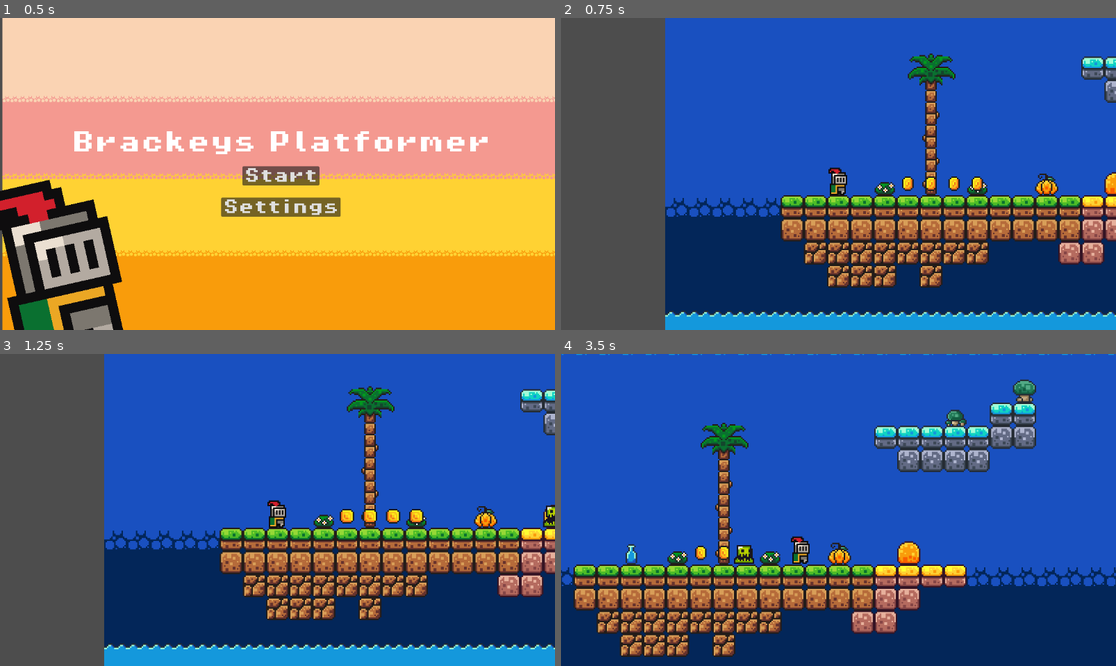
Above: before the commit, frames 1-4 (two rows, left to right).
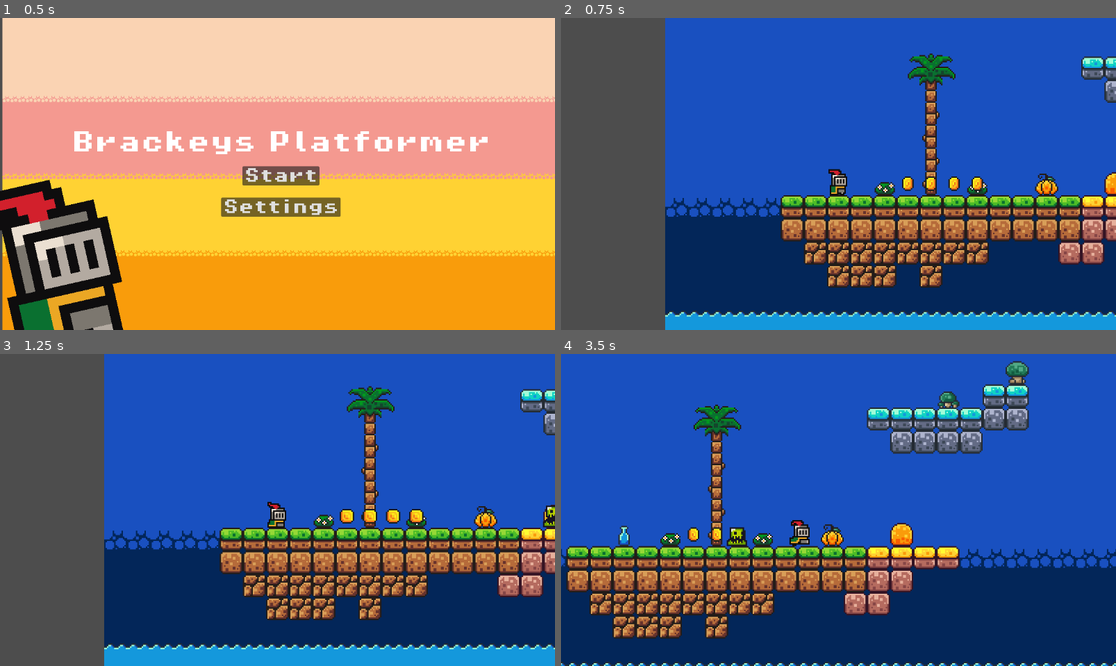
Above: after the commit, the same moments.

Repository: Yncy0/Platformer-2D
Game: Godot game, scene res://scene/gui/menu/starting_menu.tscn
Same seed, same stepped clock (60 frames per second), same inputs: the game is played once before the commit and once after it.
Inputs:
- Up to frame 1 (0.5 s): no input
- Up to frame 2 (0.75 s): click "Start" at 0.5 s
- Up to frame 3 (1.25 s): no input
- Up to frame 4 (3.5 s): hold D (move_right) 1.28-2.78 s; tap Space (jump) at 1.35, 1.52, 1.82, 2.1, 2.27, 2.57, 2.85 s; hold A (move_left) from 2.78 s (still down)

Frame 1 is identical in both runs. In frame 2, 0.1% of the frame differs, in the area x 48-52%, y 47-56%; in frame 3, 0.2%; in frame 4, 29%, in the area x 0-100%, y 0-100%.

Commit message:
finished state machine and minor fixes

Diff:
--- a/scene/characters/enemy/slime.tscn
+++ b/scene/characters/enemy/slime.tscn
@@ -6,6 +6,21 @@
 
 [sub_resource type="CircleShape2D" id="CircleShape2D_s8ulu"]
 radius = 7.0
+
+[sub_resource type="Animation" id="Animation_843pv"]
+length = 0.001
+tracks/0/type = "value"
+tracks/0/imported = false
+tracks/0/enabled = true
+tracks/0/path = NodePath("Sprite2D:frame")
+tracks/0/interp = 1
+tracks/0/loop_wrap = true
+tracks/0/keys = {
+"times": PackedFloat32Array(0),
+"transitions": PackedFloat32Array(1),
+"update": 1,
+"values": [4]
+}
 
 [sub_resource type="Animation" id="Animation_eaaok"]
 resource_name = "idle"
@@ -22,21 +37,6 @@
 "transitions": PackedFloat32Array(1, 1, 1, 1),
 "update": 1,
 "values": [4, 5, 6, 7]
-}
-
-[sub_resource type="Animation" id="Animation_843pv"]
-length = 0.001
-tracks/0/type = "value"
-tracks/0/imported = false
-tracks/0/enabled = true
-tracks/0/path = NodePath("Sprite2D:frame")
-tracks/0/interp = 1
-tracks/0/loop_wrap = true
-tracks/0/keys = {
-"times": PackedFloat32Array(0),
-"transitions": PackedFloat32Array(1),
-"update": 1,
-"values": [4]
 }
 
 [sub_resource type="AnimationLibrary" id="AnimationLibrary_dwcoa"]
@@ -80,6 +80,5 @@
 debug_color = Color(0, 0.648917, 0.164104, 0.42)
 
 [connection signal="area_entered" from="Hurtbox" to="." method="_on_hurtbox_area_entered"]
-[connection signal="body_entered" from="Hurtbox" to="." method="_on_hurtbox_body_entered"]
 
 [editable path="Hurtbox"]
--- a/scene/characters/player/_player.tscn
+++ b/scene/characters/player/_player.tscn
@@ -1,13 +1,61 @@
-[gd_scene load_steps=14 format=3 uid="uid://beqmqsni2pina"]
+[gd_scene load_steps=16 format=3 uid="uid://beqmqsni2pina"]
 
-[ext_resource type="PackedScene" uid="uid://cmq51ban55wi4" path="res://scene/characters/_entity.tscn" id="1_626of"]
 [ext_resource type="Texture2D" uid="uid://df7ku1wr285ub" path="res://assets/brackeys_platformer_assets/sprites/knight.png" id="2_ej0vx"]
-[ext_resource type="Script" path="res://script/characters/player/player.gd" id="2_u1uux"]
+[ext_resource type="Script" path="res://script/characters/player/_player.gd" id="2_qe20h"]
+[ext_resource type="Script" path="res://script/states/state_machine.gd" id="3_dex0x"]
 [ext_resource type="PackedScene" uid="uid://df3h85gd4vu2a" path="res://scene/components/hitbox.tscn" id="4_pbh47"]
+[ext_resource type="Script" path="res://script/characters/player/idle.gd" id="4_wtok8"]
+[ext_resource type="Script" path="res://script/characters/player/move.gd" id="5_of2ut"]
 
 [sub_resource type="CapsuleShape2D" id="CapsuleShape2D_dvjfn"]
 radius = 6.0
 height = 20.0
+
+[sub_resource type="Animation" id="Animation_vmewr"]
+length = 0.001
+tracks/0/type = "value"
+tracks/0/imported = false
+tracks/0/enabled = true
+tracks/0/path = NodePath("Sprite2D:frame")
+tracks/0/interp = 1
+tracks/0/loop_wrap = true
+tracks/0/keys = {
+"times": PackedFloat32Array(0),
+"transitions": PackedFloat32Array(1),
+"update": 1,
+"values": [0]
+}
+
+[sub_resource type="Animation" id="Animation_ien45"]
+resource_name = "death"
+length = 0.4
+tracks/0/type = "value"
+tracks/0/imported = false
+tracks/0/enabled = true
+tracks/0/path = NodePath("Sprite2D:frame")
+tracks/0/interp = 1
+tracks/0/loop_wrap = true
+tracks/0/keys = {
+"times": PackedFloat32Array(0, 0.1, 0.2, 0.3),
+"transitions": PackedFloat32Array(1, 1, 1, 1),
+"update": 1,
+"values": [56, 57, 58, 59]
+}
+
+[sub_resource type="Animation" id="Animation_udwmv"]
+resource_name = "hit"
+tracks/0/type = "value"
+tracks/0/imported = false
+tracks/0/enabled = true
+tracks/0/path = NodePath("Sprite2D:frame")
+tracks/0/interp = 1
+tracks/0/loop_wrap = true
+tracks/0/keys = {
+"times": PackedFloat32Array(0, 0.1, 0.2, 0.3, 0.4, 0.5),
+"transitions": PackedFloat32Array(1, 1, 1, 1, 1, 1),
+"update": 1,
+"values": [48, 49, 50, 49, 50, 51]
+}
 
 [sub_resource type="Animation" id="Animation_2l28a"]
 resource_name = "idle"
@@ -24,6 +72,22 @@
 "transitions": PackedFloat32Array(1, 1, 1, 1),
 "update": 1,
 "values": [0, 1, 2, 3]
+}
+
+[sub_resource type="Animation" id="Animation_i14n3"]
+resource_name = "jump"
+length = 0.1
+tracks/0/type = "value"
+tracks/0/imported = false
+tracks/0/enabled = true
+tracks/0/path = NodePath("Sprite2D:frame")
+tracks/0/interp = 1
+tracks/0/loop_wrap = true
+tracks/0/keys = {
+"times": PackedFloat32Array(0),
+"transitions": PackedFloat32Array(1),
+"update": 1,
+"values": [42]
 }
 
 [sub_resource type="Animation" id="Animation_gunxs"]
@@ -43,68 +107,6 @@
 "values": [16, 17, 18, 19, 20, 21, 22, 23]
 }
 
-[sub_resource type="Animation" id="Animation_i14n3"]
-resource_name = "jump"
-length = 0.1
-tracks/0/type = "value"
-tracks/0/imported = false
-tracks/0/enabled = true
-tracks/0/path = NodePath("Sprite2D:frame")
-tracks/0/interp = 1
-tracks/0/loop_wrap = true
-tracks/0/keys = {
-"times": PackedFloat32Array(0),
-"transitions": PackedFloat32Array(1),
-"update": 1,
-"values": [42]
-}
-
-[sub_resource type="Animation" id="Animation_udwmv"]
-resource_name = "hit"
-tracks/0/type = "value"
-tracks/0/imported = false
-tracks/0/enabled = true
-tracks/0/path = NodePath("Sprite2D:frame")
-tracks/0/interp = 1
-tracks/0/loop_wrap = true
-tracks/0/keys = {
-"times": PackedFloat32Array(0, 0.1, 0.2, 0.3, 0.4, 0.5),
-"transitions": PackedFloat32Array(1, 1, 1, 1, 1, 1),
-"update": 1,
-"values": [48, 49, 50, 49, 50, 51]
-}
-
-[sub_resource type="Animation" id="Animation_ien45"]
-resource_name = "death"
-length = 0.4
-tracks/0/type = "value"
-tracks/0/imported = false
-tracks/0/enabled = true
-tracks/0/path = NodePath("Sprite2D:frame")
-tracks/0/interp = 1
-tracks/0/loop_wrap = true
-tracks/0/keys = {
-"times": PackedFloat32Array(0, 0.1, 0.2, 0.3),
-"transitions": PackedFloat32Array(1, 1, 1, 1),
-"update": 1,
-"values": [56, 57, 58, 59]
-}
-
-[sub_resource type="Animation" id="Animation_vmewr"]
-length = 0.001
-tracks/0/type = "value"
-tracks/0/imported = false
-tracks/0/enabled = true
-tracks/0/path = NodePath("Sprite2D:frame")
-tracks/0/interp = 1
-tracks/0/loop_wrap = true
-tracks/0/keys = {
-"times": PackedFloat32Array(0),
-"transitions": PackedFloat32Array(1),
-"update": 1,
-"values": [0]
-}
-
 [sub_resource type="AnimationLibrary" id="AnimationLibrary_1a286"]
 _data = {
 "RESET": SubResource("Animation_vmewr"),
@@ -118,35 +120,45 @@
 [sub_resource type="RectangleShape2D" id="RectangleShape2D_dseq4"]
 size = Vector2(12, 8)
 
-[node name="Player" instance=ExtResource("1_626of")]
-script = ExtResource("2_u1uux")
+[node name="Player" type="CharacterBody2D"]
+script = ExtResource("2_qe20h")
 SPEED = 150.0
 JUMP_VELOCITY = -300.0
 bounce_velocity = -300.0
 
-[node name="Sprite2D" parent="." index="0"]
+[node name="StateMachine" type="Node" parent="." node_paths=PackedStringArray("current_state")]
+script = ExtResource("3_dex0x")
+current_state = NodePath("IdleState")
+
+[node name="IdleState" type="Node" parent="StateMachine"]
+script = ExtResource("4_wtok8")
+
+[node name="MoveState" type="Node" parent="StateMachine"]
+script = ExtResource("5_of2ut")
+
+[node name="Sprite2D" type="Sprite2D" parent="."]
 texture = ExtResource("2_ej0vx")
 hframes = 8
 vframes = 8
 metadata/_edit_lock_ = true
 
-[node name="CollisionShape2D" parent="." index="1"]
+[node name="CollisionShape2D" type="CollisionShape2D" parent="."]
 position = Vector2(0, 2)
 shape = SubResource("CapsuleShape2D_dvjfn")
 metadata/_edit_lock_ = true
 
-[node name="AnimationPlayer" parent="." index="2"]
+[node name="AnimationPlayer" type="AnimationPlayer" parent="."]
 libraries = {
 "": SubResource("AnimationLibrary_1a286")
 }
 
-[node name="Camera2D" type="Camera2D" parent="." index="3"]
+[node name="Camera2D" type="Camera2D" parent="."]
 zoom = Vector2(3, 3)
 limit_bottom = 560
 limit_smoothed = true
 position_smoothing_enabled = true
 
-[node name="Hitbox" parent="." index="4" instance=ExtResource("4_pbh47")]
+[node name="Hitbox" parent="." instance=ExtResource("4_pbh47")]
 collision_layer = 2
 collision_mask = 4
 
--- a/script/characters/enemy/grounded_enemy.gd
+++ b/script/characters/enemy/grounded_enemy.gd
@@ -27,10 +27,6 @@
 	move_and_slide()
 
 
-func _on_hurtbox_body_entered(body: Node2D) -> void:
-	pass
-
-
 func _on_hurtbox_area_entered(area: Area2D) -> void:
 	if area:
 		self.queue_free()
--- a/script/characters/player/player.gd
+++ b/script/characters/player/_player.gd
@@ -5,24 +5,32 @@
 @export var JUMP_VELOCITY:float = -400.0
 @export var bounce_velocity: float = -100.0
 
+
+@onready var animation_player: AnimationPlayer = $AnimationPlayer
+
+
 # Get the gravity from the project settings to be synced with RigidBody nodes.
 var gravity: int = ProjectSettings.get_setting("physics/2d/default_gravity")
 var direction: float
 
+
+func _ready() -> void:
+	animation_player.play("idle")
+
+
 func _physics_process(delta: float) -> void:
 	update_gravity(delta)
-
 	# Handle jump.
 	if Input.is_action_just_pressed("jump") and is_on_floor():
 		jumping()
 
 	# Get the input direction and handle the movement/deceleration.
 	# As good practice, you should replace UI actions with custom gameplay actions.
-	direction = Input.get_axis("move_left", "move_right")
-	if direction:
-		moving()
-	else:
-		idling()
+	#direction = Input.get_axis("move_left", "move_right")
+	#if direction:
+		#moving()
+	#else:
+		#idling()
 
 	move_and_slide()
 
@@ -53,4 +61,3 @@
 func _on_hitbox_area_entered(area: Area2D) -> void:
 	if area:
 		bouncing()
-		print("FUCK")
--- /dev/null
+++ b/script/characters/player/_player_state.gd
@@ -0,0 +1,8 @@
+class_name PlayerState extends States
+
+var player: Player
+
+func _ready() -> void:
+	await owner.ready
+
+	player = owner as Player
--- /dev/null
+++ b/script/characters/player/idle.gd
@@ -0,0 +1,16 @@
+class_name IdleState extends PlayerState
+
+func enter() -> void:
+	player.animation_player.play("idle")
+	player.idling()
+
+
+func _unhandled_input(_event: InputEvent) -> void:
+	pass
+
+
+func _physics_process(delta: float) -> void:
+	player.direction = Input.get_axis("move_left", "move_right")
+
+	if player.direction:
+		change_state.emit("MoveState")
--- /dev/null
+++ b/script/characters/player/move.gd
@@ -0,0 +1,15 @@
+class_name MoveState extends PlayerState
+
+func enter() -> void:
+	player.animation_player.play("move")
+
+
+func _physics_process(delta: float) -> void:
+	player.moving()
+
+
+	if player.velocity.x == 0:
+		change_state.emit("IdleState")
+
+
+	#player.move_and_slide()
--- /dev/null
+++ b/script/states/state_machine.gd
@@ -0,0 +1,27 @@
+class_name StateMachine extends Node
+
+@export var current_state: States
+
+
+var states: Dictionary = {}
+
+
+func _ready() -> void:
+	for i in get_children():
+		if i is States:
+			states[i.name] = i
+			i.change_state.connect(next_state)
+
+	await owner.ready
+	current_state.enter()
+
+
+
+func next_state(new_state_name: StringName) -> void:
+	var new_state = states.get(new_state_name)
+
+	if new_state != null:
+		if new_state != current_state:
+			current_state.exit()
+			new_state.enter()
+			current_state = new_state
--- /dev/null
+++ b/script/states/states.gd
@@ -0,0 +1,24 @@
+class_name States extends Node
+
+
+signal change_state(new_state_name: StringName)
+
+
+func enter() -> void:
+	pass
+
+
+func exit() -> void:
+	pass
+
+
+func _unhandled_input(event: InputEvent) -> void:
+	pass
+
+
+func _process(delta: float) -> void:
+	pass
+
+
+func _physics_process(delta: float) -> void:
+	pass
